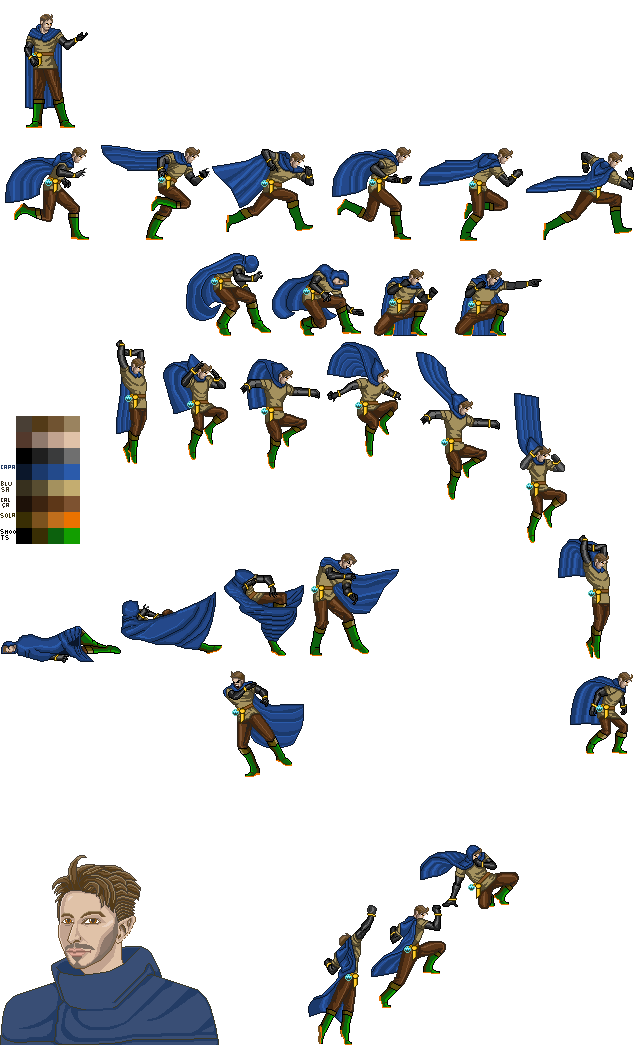
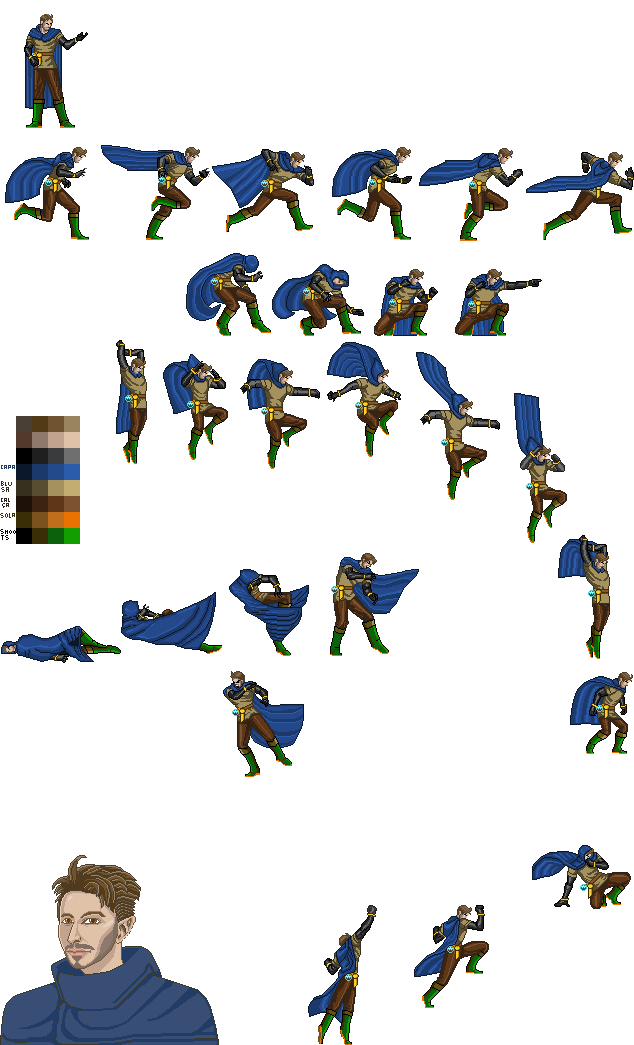
Revision of a layered (634, 1045) image; what changed, layer by layer:
painted on "Death" over [224, 553, 448, 880]
painted on "Hit" (1st of 2) over [224, 201, 572, 596]
painted on "Hit" (2nd of 2) over [227, 201, 422, 296]
painted on "Pintar camada 1" (2nd of 4) over [224, 201, 436, 656]
painted on "Run" (1st of 2) over [224, 553, 631, 1008]
painted on "Pintar camada 1" (3rd of 4) over [256, 553, 419, 656]
painted on "Jump" over [224, 201, 631, 1008]
painted on "Pintar camada 1" (4th of 4) over [391, 280, 540, 299]
painted on "Run" (2nd of 2) over [227, 201, 631, 299]
